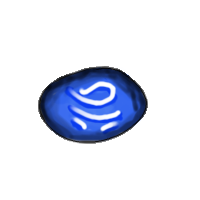
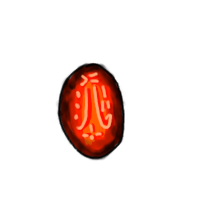
Layers edited between the first and the second 200px x 200px image:
added layer "scarlet orb lines" above "scarlet orb glyph" over box(58, 62, 125, 160)
added layer "scarlet orb glyph" above "scarlet orb shade" over box(73, 71, 114, 141)
added layer "scarlet orb shade" above "scarlet orb light" over box(55, 62, 127, 161)
added layer "scarlet orb light" (soft light) above "scarlet orb color" over box(74, 72, 117, 147)
added layer "scarlet orb color" above "azure orb lines" over box(59, 63, 124, 158)
hid "azure orb lines" over box(38, 65, 148, 144)
hid "azure orb glyph" over box(67, 80, 122, 133)
hid "azure orb shade" over box(38, 66, 148, 144)
hid "azure orb light" over box(63, 76, 131, 136)
hid "azure orb color" over box(38, 65, 148, 142)
